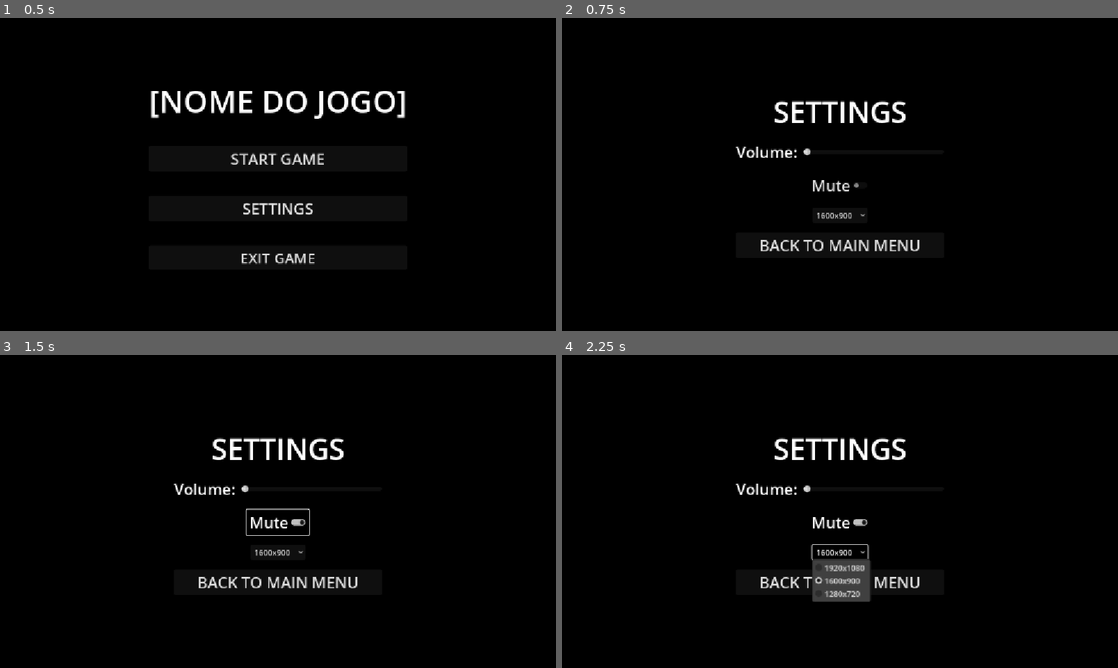
Above: before the commit, frames 1-4 (two rows, left to right).
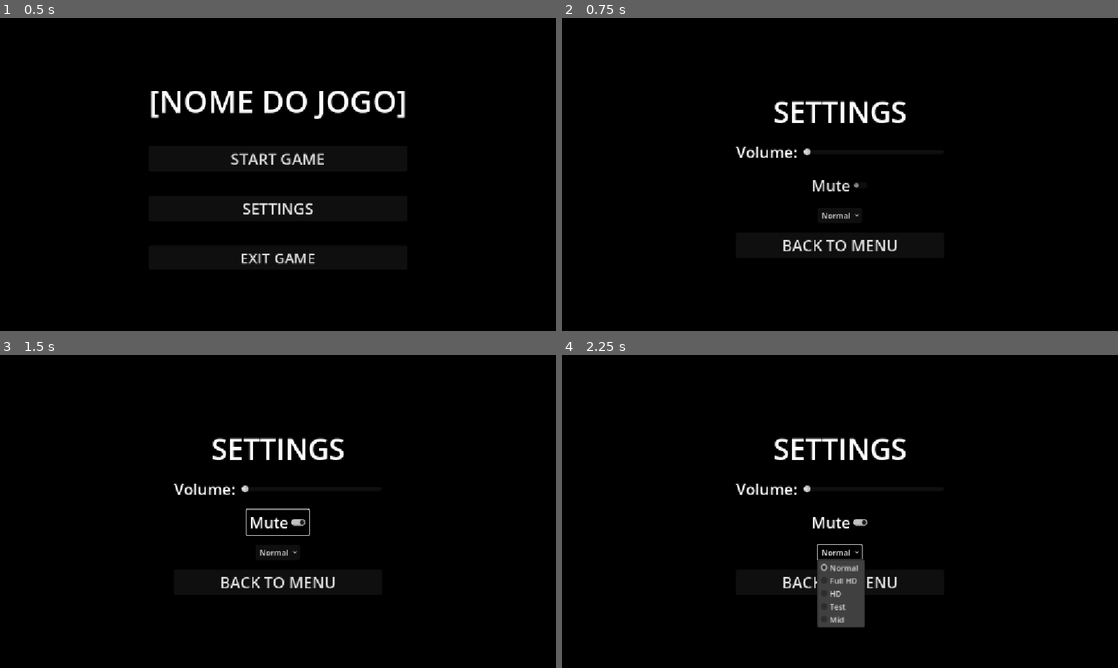
Above: after the commit, the same moments.

Repository: WasteIy/GameOff2025
Game: Godot game, scene res://Scenes/UI/Menu/main_menu.tscn
Same seed, same stepped clock (60 frames per second), same inputs: the game is played once before the commit and once after it. This scene is started directly instead of the project's main scene.
Inputs:
- Up to frame 1 (0.5 s): no input
- Up to frame 2 (0.75 s): click "SETTINGS" at 0.5 s
- Up to frame 3 (1.5 s): click "Mute" at 1.25 s
- Up to frame 4 (2.25 s): click "1600x900" (after the commit: "Normal") at 2 s

Frame 1 is identical in both runs. In frame 2, 0.8% of the frame differs, in the area x 35-65%, y 62-75%; in frame 3, 0.8%; in frame 4, 1.9%, in the area x 35-65%, y 60-88%.

Commit message:
Change settings scene

Diff:
--- a/Scenes/Levels/debug_level.tscn
+++ b/Scenes/Levels/debug_level.tscn
@@ -6,6 +6,7 @@
 [ext_resource type="Material" uid="uid://bnka266lmacek" path="res://Assets/Materials/structure_material_blue.tres" id="4_cw15a"]
 [ext_resource type="Material" uid="uid://3ub3li5nvjsw" path="res://Assets/Materials/structure_material_green.tres" id="5_vurb2"]
 [ext_resource type="Material" uid="uid://cmlreoo2qwhp4" path="res://Assets/Materials/structure_material.tres" id="6_odyqc"]
+[ext_resource type="PackedScene" uid="uid://c04kpgoijtm07" path="res://Scenes/UI/Menu/pause_menu.tscn" id="7_g2g1g"]
 
 [sub_resource type="ProceduralSkyMaterial" id="ProceduralSkyMaterial_fjbi6"]
 sky_horizon_color = Color(0.64625, 0.65575, 0.67075, 1)
@@ -130,3 +131,5 @@
 collision_mask = 2
 size = Vector3(1, 1.5, 1)
 material = ExtResource("6_odyqc")
+
+[node name="Pause Menu" parent="." instance=ExtResource("7_g2g1g")]
--- a/Scenes/UI/Menu/main_menu.gd
+++ b/Scenes/UI/Menu/main_menu.gd
@@ -1,6 +1,8 @@
 extends Control
-@onready var settings_container: VBoxContainer = $SettingsContainer
+
+@onready var settings: VBoxContainer = $Settings
 @onready var v_box_container: VBoxContainer = $VBoxContainer
+
 
 func _on_start_pressed() -> void:
 	get_tree().change_scene_to_file("res://Scenes/Levels/debug_level.tscn")
@@ -11,10 +13,10 @@
 
 
 func _on_settings_pressed() -> void:
-	settings_container.show()
+	settings.show()
 	v_box_container.hide()
 
 
 func _on_back_pressed() -> void:
-	settings_container.hide()
+	settings.hide()
 	v_box_container.show()
--- a/Scenes/UI/Menu/main_menu.tscn
+++ b/Scenes/UI/Menu/main_menu.tscn
@@ -61,16 +61,13 @@
 theme_override_font_sizes/font_size = 30
 text = "EXIT GAME"
 
-[node name="SettingsContainer" parent="." instance=ExtResource("2_nub77")]
+[node name="Settings" parent="." instance=ExtResource("2_nub77")]
 visible = false
 layout_mode = 1
-
-[node name="Back" parent="SettingsContainer" index="4"]
-text = "BACK TO MAIN MENU"
 
 [connection signal="pressed" from="VBoxContainer/Start" to="." method="_on_start_pressed"]
 [connection signal="pressed" from="VBoxContainer/Settings" to="." method="_on_settings_pressed"]
 [connection signal="pressed" from="VBoxContainer/Exit" to="." method="_on_exit_pressed"]
-[connection signal="pressed" from="SettingsContainer/Back" to="." method="_on_back_pressed"]
+[connection signal="pressed" from="Settings/Back" to="." method="_on_back_pressed"]
 
-[editable path="SettingsContainer"]
+[editable path="Settings"]
--- a/Scenes/UI/Menu/pause_menu.gd
+++ b/Scenes/UI/Menu/pause_menu.gd
@@ -5,21 +5,11 @@
 @onready var pause_menu_container: VBoxContainer = $VBoxContainer
 
 var pause_toggle = false
-var settings_toggle = false
-static var resolutionsAux = {
-	"Normal" : Vector2i(1152,648),
-	"Full HD": Vector2i(1920, 1080),
-	"HD" : Vector2i(1600, 900),
-	"Test" : Vector2i(1100,680),
-	"Mid" : Vector2i(800,450)
-}
+
 
 func _ready() -> void:
 	self.visible = false
 	settings.visible = false
-	for chave in resolutionsAux:
-		resolutions.add_item(chave)
-	resolutions.select(0)
 
 func _input(event):
 	if event.is_action_pressed("ui_cancel"):  # Tecla ESC
@@ -45,17 +35,6 @@
 	$Settings.show()
 	pause_menu_container.hide()
 
-func _on_h_slider_value_changed(value: float) -> void:
-	GameController.master_volume = value
-
-func _on_resolutions_item_selected(index: int) -> void:
-	var aux: Vector2i = resolutionsAux.get(resolutions.get_item_text(index))
-	DisplayServer.window_set_size(aux)
-	DisplayServer.window_set_position(Vector2i(0,0))
-
-func _on_mute_toggled(toggled_on: bool) -> void:
-	GameController.master_volume = toggled_on
-
 func _on_back_pressed() -> void:
 	$Settings.hide()
 	pause_menu_container.show()
--- a/Scenes/UI/Menu/pause_menu.tscn
+++ b/Scenes/UI/Menu/pause_menu.tscn
@@ -67,11 +67,6 @@
 [node name="Settings" parent="." instance=ExtResource("2_l2hgd")]
 layout_mode = 1
 
-[node name="Resolutions" parent="Settings" index="3"]
-selected = -1
-allow_reselect = true
-item_count = 0
-
 [connection signal="pressed" from="VBoxContainer/Resume" to="." method="_on_resume_pressed"]
 [connection signal="pressed" from="VBoxContainer/Settings" to="." method="_on_settings_pressed"]
 [connection signal="pressed" from="VBoxContainer/Quit" to="." method="_on_quit_pressed"]
--- /dev/null
+++ b/Scenes/UI/Menu/settings.gd
@@ -0,0 +1,33 @@
+extends VBoxContainer
+
+@onready var resolutions: OptionButton = $Resolutions
+
+
+var settings_toggle = false
+static var resolutionsAux = {
+	"Normal" : Vector2i(1152,648),
+	"Full HD": Vector2i(1920, 1080),
+	"HD" : Vector2i(1600, 900),
+	"Test" : Vector2i(1100,680),
+	"Mid" : Vector2i(800,450)
+}
+
+# Called when the node enters the scene tree for the first time.
+func _ready() -> void:
+	for chave in resolutionsAux:
+		resolutions.add_item(chave)
+	resolutions.select(0)
+
+
+func _on_resolutions_item_selected(index: int) -> void:
+	var aux: Vector2i = resolutionsAux.get(resolutions.get_item_text(index))
+	DisplayServer.window_set_size(aux)
+	DisplayServer.window_set_position(Vector2i(0,0))
+
+
+func _on_mute_toggled(toggled_on: bool) -> void:
+	GameController.master_volume = toggled_on
+
+
+func _on_h_slider_value_changed(value: float) -> void:
+	GameController.master_volume = value
--- a/Scenes/UI/Menu/settings.tscn
+++ b/Scenes/UI/Menu/settings.tscn
@@ -1,6 +1,8 @@
-[gd_scene format=3 uid="uid://bwwk8crh6u2he"]
+[gd_scene load_steps=2 format=3 uid="uid://bwwk8crh6u2he"]
 
-[node name="SettingsContainer" type="VBoxContainer"]
+[ext_resource type="Script" uid="uid://bycwk7g8asp3n" path="res://Scenes/UI/Menu/settings.gd" id="1_ma6pd"]
+
+[node name="Settings" type="VBoxContainer"]
 anchors_preset = 8
 anchor_left = 0.5
 anchor_top = 0.5
@@ -13,6 +15,7 @@
 grow_horizontal = 2
 grow_vertical = 2
 theme_override_constants/separation = 20
+script = ExtResource("1_ma6pd")
 
 [node name="Label" type="Label" parent="."]
 layout_mode = 2
@@ -46,17 +49,14 @@
 [node name="Resolutions" type="OptionButton" parent="."]
 layout_mode = 2
 size_flags_horizontal = 4
-size_flags_vertical = 8
-selected = 1
-item_count = 3
-popup/item_0/text = "1920x1080"
-popup/item_0/id = 0
-popup/item_1/text = "1600x900"
-popup/item_1/id = 1
-popup/item_2/text = "1280x720"
-popup/item_2/id = 2
+size_flags_vertical = 4
+allow_reselect = true
 
 [node name="Back" type="Button" parent="."]
 layout_mode = 2
 theme_override_font_sizes/font_size = 32
 text = "BACK TO MENU"
+
+[connection signal="value_changed" from="VolumeContainer/HSlider" to="." method="_on_h_slider_value_changed"]
+[connection signal="toggled" from="Mute" to="." method="_on_mute_toggled"]
+[connection signal="item_selected" from="Resolutions" to="." method="_on_resolutions_item_selected"]
Not shown: 1 places in Scenes/Levels/debug_level.tscn that only renumber resources
Not shown, added: Scenes/UI/Menu/settings.gd.uid
